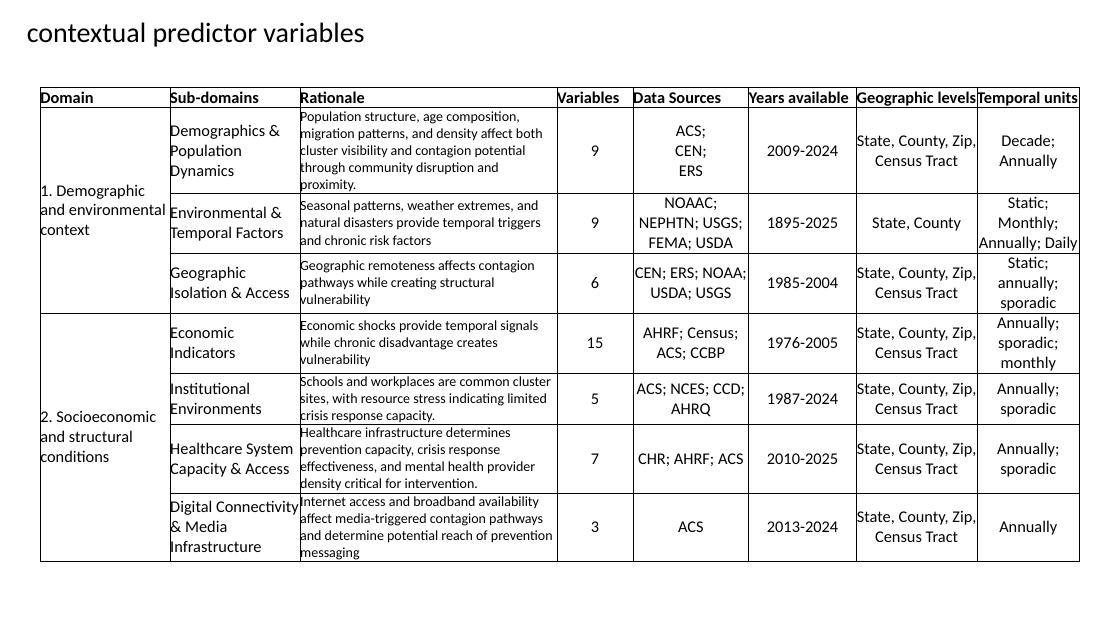
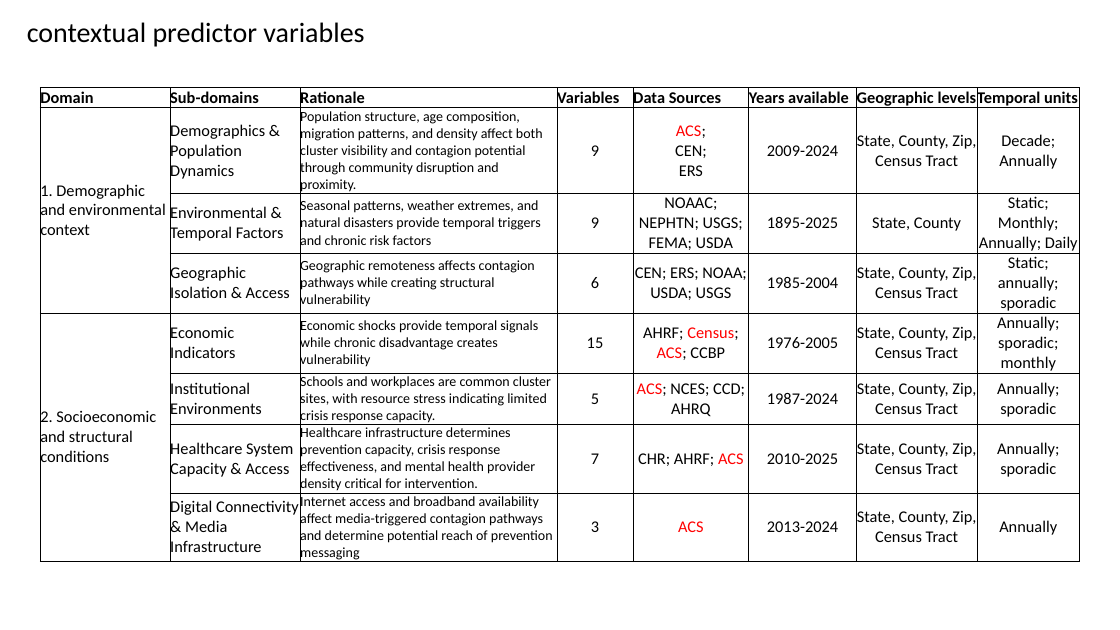
Before and after one commit to MatteoPS/suicide_forecasting, a slide deck: slide 2 of docs/Suicide_forcasting_note_slides.pptx. Drawn at 1120x630 pixels with LibreOffice and Linux fonts; fonts in the diff are those of the drawing. Boxes give left, top, right and bottom in pixels: in the first picture for what was removed or moved away, otherwise in the second. Text is boxed around its words. In the diff, an @@ line names an element or a change of style, - is before the commit and + after.

```diff
--- a/docs/Suicide_forcasting_note_slides.pptx
+++ b/docs/Suicide_forcasting_note_slides.pptx
@@ table at [40,87,1081,565] @@
@@ text colour #000000 to #FF0000 in "ACS;", "Census; ACS;", "ACS;", "ACS" and 1 more places @@
```
Also in this commit, not shown: 1 other slide changed.
